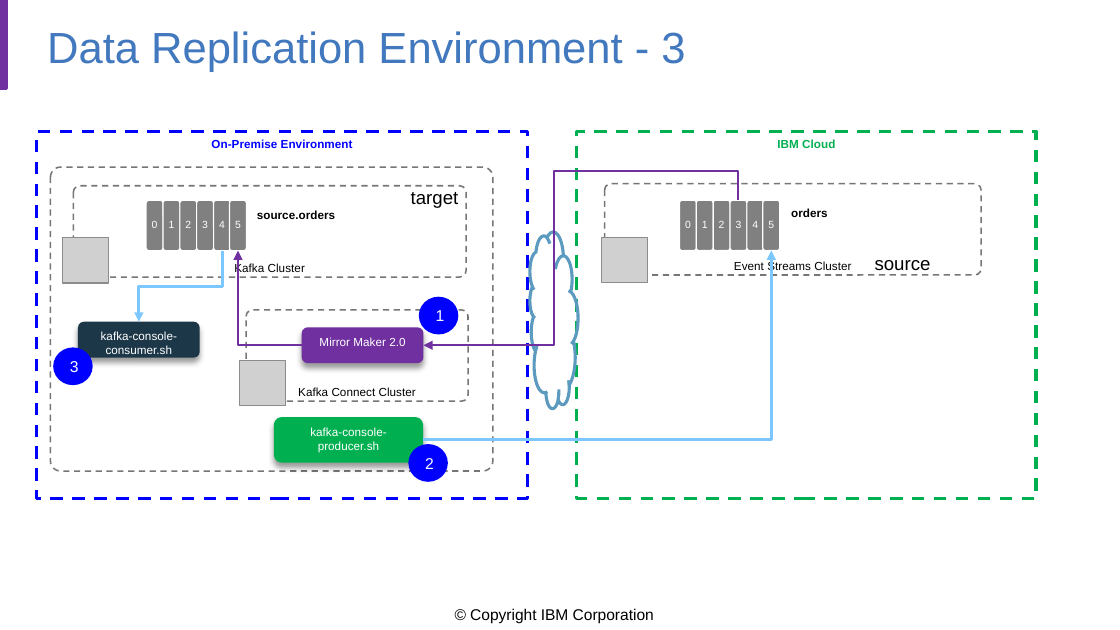
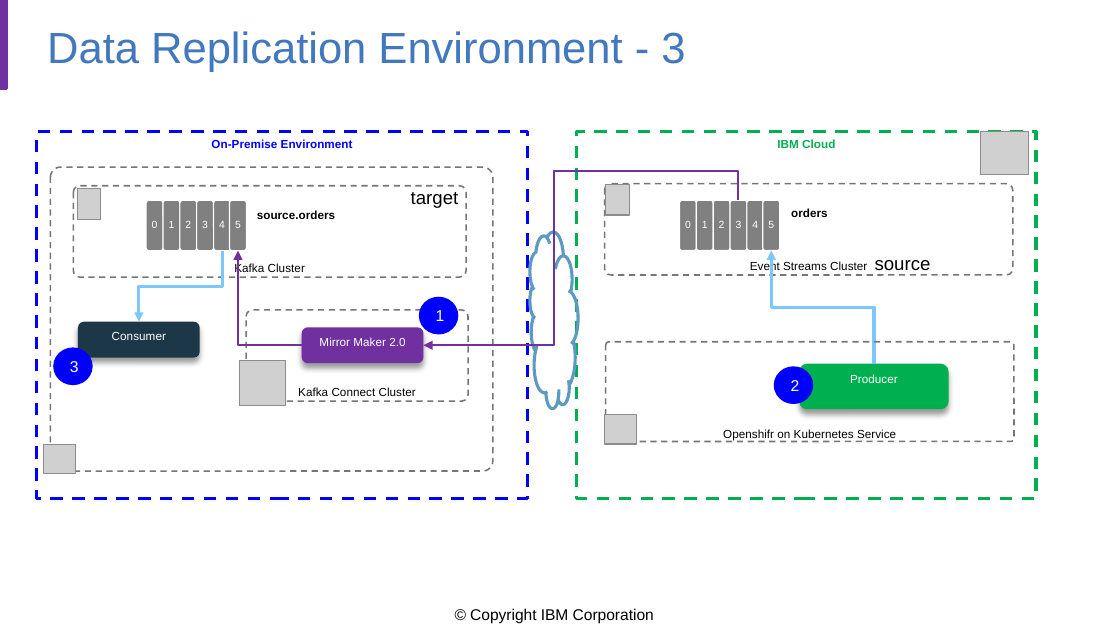
Before and after one commit to balasgit/kafka-studies, a slide deck: slide 9 of mm2-diagrams.pptx. Drawn at 1120x630 pixels with LibreOffice and Linux fonts; fonts in the diff are those of the drawing; grey boxes stand for pictures; background and template pictures are left out. Boxes give left, top, right and bottom in pixels: in the first picture for what was removed or moved away, otherwise in the second. Text is boxed around its words. In the diff, an @@ line names an element or a change of style, - is before the commit and + after.

```diff
--- a/mm2-diagrams.pptx
+++ b/mm2-diagrams.pptx
@@ picture added at [980, 131, 1028, 174] @@
@@ picture added at [77, 188, 101, 220] @@
@@ rounded rectangle "Event Streams Cluster": place and size @@
-rounded rectangle "Event Streams Cluster" at [605, 184, 981, 276]
+rounded rectangle "Event Streams Cluster" at [605, 184, 1014, 276]
@@ picture added at [606, 184, 629, 215] @@
@@ picture removed at [63, 237, 109, 283] @@
@@ picture removed at [601, 237, 647, 283] @@
@@ elbow arrow moved from (423, 440) - (772, 251) to (874, 364) - (772, 251) @@
@@ text in rounded rectangle at [112, 332, 166, 340]: text changed @@
-kafka-console-consumer.sh
+Consumer
@@ rounded rectangle added at [606, 342, 1015, 441], outline #777677 1 pt dashed, 7.5 pt, text #000000 @@
+Openshifr on Kubernetes Service
@@ ellipse "2": place and size @@
-ellipse "2" at [409, 445, 448, 483]
+ellipse "2" at [774, 366, 813, 404]
@@ rounded rectangle "Producer": place and size @@
-rounded rectangle "Producer" at [274, 417, 423, 463]
+rounded rectangle "Producer" at [800, 364, 949, 410]
@@ text in rounded rectangle at [850, 374, 898, 383]: text changed @@
-kafka-console-producer.sh
+Producer
@@ picture added at [605, 414, 637, 444] @@
@@ picture added at [44, 445, 76, 474] @@
```
Also in this commit, not shown: 3 other slides changed, 8 other files.
